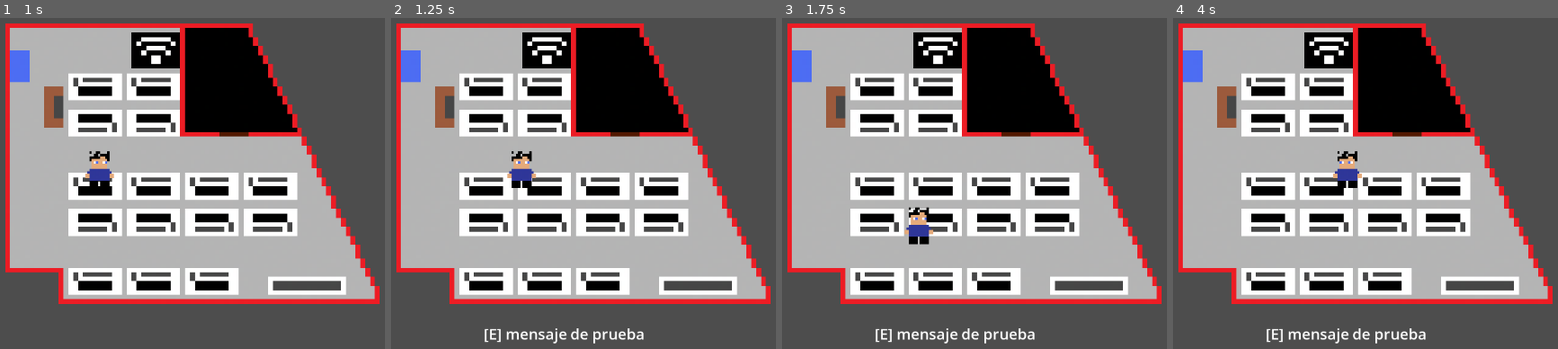
Above: before the commit, frames 1-4 (left to right).
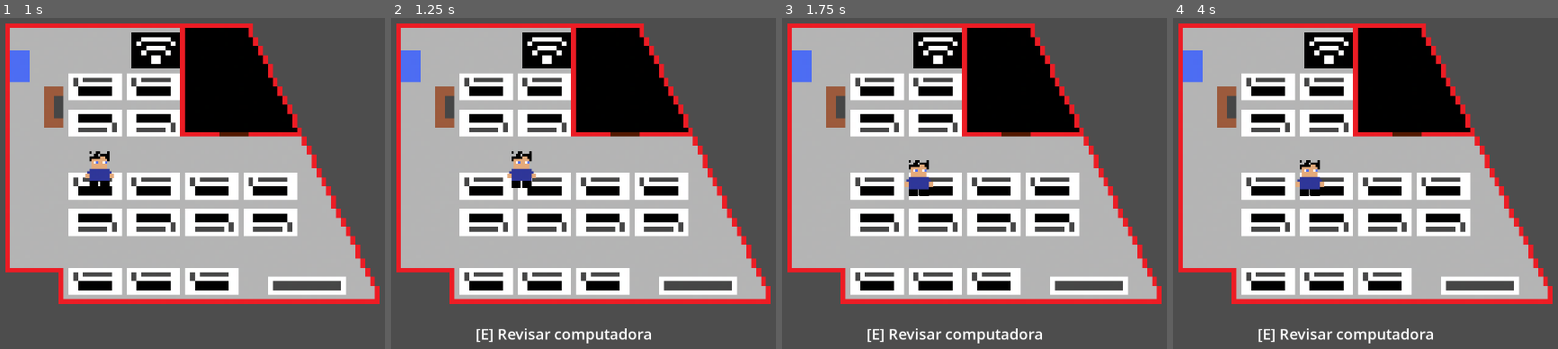
Above: after the commit, the same moments.

Repository: Instituto-Politecnico-Modelo/Four-Nights-At-Marinelli-s
Game: Godot game, scene res://niveles/nivel1.tscn
Same seed, same stepped clock (60 frames per second), same inputs: the game is played once before the commit and once after it.
Inputs:
- Up to frame 1 (1 s): tap Enter at 0.5 s; hold Right (mover_derecha) from 0.53 s (still down); hold E (interactuar) from 0.53 s (still down)
- Up to frame 2 (1.25 s): keep holding Right (mover_derecha); keep holding E (interactuar)
- Up to frame 3 (1.75 s): release Right (mover_derecha) at 1.28 s; release E (interactuar) at 1.28 s; hold Down (mover_abajo) from 1.28 s (still down); tap E (interactuar) at 1.35 s
- Up to frame 4 (4 s): release Down (mover_abajo) at 2.03 s; hold Right (mover_derecha) 2.03-2.78 s; hold E (interactuar) 2.03-2.78 s; hold Up (mover_arriba) 2.78-3.53 s; tap E (interactuar) at 2.85 s; hold Left (mover_izquierda) from 3.53 s (still down); hold E (interactuar) from 3.53 s (still down)

Frame 1 is identical in both runs. In frame 2, 0.9% of the frame differs, in the area x 22-68%, y 93-99%; in frame 3, 2.0%, in the area x 22-68%, y 42-99%; in frame 4, 2.0%.

Commit message:
feat: computadoras interactuables + PistaResource

Diff:
--- a/new-game-project/autoloads/game_manager.gd
+++ b/new-game-project/autoloads/game_manager.gd
@@ -7,6 +7,7 @@
 }
 
 var estado_actual: LevelState = LevelState.INVESTIGANDO
+var ui_modal_abierta: bool = false
 
 func _ready() -> void:
 	SignalBus.laptop_desbloqueada.connect(_on_laptop_unlocked)
--- a/new-game-project/autoloads/signal_bus.gd
+++ b/new-game-project/autoloads/signal_bus.gd
@@ -7,7 +7,7 @@
 signal interactuable_desenfocado(interactuable: Node)
 signal interactuado(interactuable: Node)
 
-signal pista_descubierta(clue_id: StringName)
+signal pista_descubierta(pista: PistaResource)
 signal intento_contrasenia_fallido()
 signal laptop_desbloqueada()
 
--- /dev/null
+++ b/new-game-project/interactuables/computadora/computadora.gd
@@ -0,0 +1,18 @@
+extends Node2D
+class_name Computadora
+## Computadora
+## Objeto investigable de la Fase 1: al interactuar, revela su PistaResource
+## asignada emitiendo la senial correspondiente por el SignalBus.
+
+@export var pista: PistaResource
+
+@onready var interactuable: InteractableComponent = $InteractableComponent
+
+
+func _ready() -> void:
+	interactuable.interactuado.connect(_on_interactuado)
+
+
+func _on_interactuado() -> void:
+	if pista != null:
+		SignalBus.pista_descubierta.emit(pista)
--- /dev/null
+++ b/new-game-project/interactuables/computadora/computadora.tscn
@@ -0,0 +1,21 @@
+[gd_scene format=3 uid="uid://dufntffiu550f"]
+
+[ext_resource type="Script" uid="uid://ppjewc2g75mj" path="res://interactuables/computadora/computadora.gd" id="1_script"]
+[ext_resource type="Script" uid="uid://d3p7cvbu77jkg" path="res://interactuables/interactable_component.gd" id="2_interactuable"]
+[ext_resource type="Resource" path="res://resources/pistas/pista_prueba.tres" id="3_pista"]
+
+[sub_resource type="RectangleShape2D" id="RectangleShape2D_1"]
+size = Vector2(74, 40)
+
+[node name="Computadora" type="Node2D" unique_id=1722861847]
+script = ExtResource("1_script")
+pista = ExtResource("3_pista")
+
+[node name="InteractableComponent" type="Area2D" parent="." unique_id=2010885941]
+collision_layer = 16
+collision_mask = 0
+script = ExtResource("2_interactuable")
+texto_interaccion = "Revisar computadora"
+
+[node name="CollisionShape2D" type="CollisionShape2D" parent="InteractableComponent" unique_id=1330894031]
+shape = SubResource("RectangleShape2D_1")
--- a/new-game-project/niveles/nivel1.tscn
+++ b/new-game-project/niveles/nivel1.tscn
@@ -2,11 +2,9 @@
 
 [ext_resource type="Texture2D" uid="uid://cwtbnxgbiqc5c" path="res://assests/mapa.png" id="1_tjyhn"]
 [ext_resource type="PackedScene" uid="uid://da0xfnkstgvu" path="res://personajes/charlie/charlie.tscn" id="2_re0in"]
-[ext_resource type="Script" uid="uid://d3p7cvbu77jkg" path="res://interactuables/interactable_component.gd" id="3_interactuable"]
 [ext_resource type="PackedScene" uid="uid://bqxqf5j0h3n8t" path="res://ui/interaction_prompt/interaction_prompt.tscn" id="4_prompt"]
-
-[sub_resource type="CircleShape2D" id="CircleShape2D_prueba"]
-radius = 40.0
+[ext_resource type="PackedScene" uid="uid://dufntffiu550f" path="res://interactuables/computadora/computadora.tscn" id="5_computadora"]
+[ext_resource type="PackedScene" uid="uid://dqx8m2n3v4c5t" path="res://ui/pista_popup/pista_popup.tscn" id="6_pista_popup"]
 
 [node name="Nivel1" type="Node2D" unique_id=286532851]
 
@@ -19,15 +17,10 @@
 [node name="Charlie" parent="." unique_id=41655106 instance=ExtResource("2_re0in")]
 position = Vector2(368, 363)
 
-[node name="InteractuablePrueba" type="Area2D" parent="." unique_id=781916745]
-position = Vector2(550, 363)
-collision_layer = 16
-collision_mask = 0
-monitoring = false
-script = ExtResource("3_interactuable")
-texto_interaccion = "mensaje de prueba"
-
-[node name="CollisionShape2D" type="CollisionShape2D" parent="InteractuablePrueba" unique_id=1403359091]
-shape = SubResource("CircleShape2D_prueba")
+[node name="Computadora" parent="." unique_id=353010397 instance=ExtResource("5_computadora")]
+position = Vector2(544, 370)
 
 [node name="InteractionPrompt" parent="." unique_id=1269442710 instance=ExtResource("4_prompt")]
+
+[node name="PistaPopup" parent="." unique_id=1091795083 instance=ExtResource("6_pista_popup")]
+visible = false
--- a/new-game-project/personajes/charlie/charlie.tscn
+++ b/new-game-project/personajes/charlie/charlie.tscn
@@ -9,7 +9,7 @@
 height = 64.0
 
 [sub_resource type="CircleShape2D" id="CircleShape2D_interactor"]
-radius = 74.0
+radius = 86.023254
 
 [node name="Charlie" type="CharacterBody2D" unique_id=41655106]
 scale = Vector2(0.5, 0.5)
--- a/new-game-project/personajes/charlie/componentes/interactor_component.gd
+++ b/new-game-project/personajes/charlie/componentes/interactor_component.gd
@@ -14,6 +14,8 @@
 
 
 func _unhandled_input(event: InputEvent) -> void:
+	if GameManager.ui_modal_abierta:
+		return
 	if event.is_action_pressed("interactuar") and _enfocado != null:
 		SignalBus.interactuado.emit(_enfocado)
 		_enfocado.interactuado.emit()
--- a/new-game-project/project.godot
+++ b/new-game-project/project.godot
@@ -19,10 +19,6 @@
 
 SignalBus="*res://autoloads/signal_bus.gd"
 GameManager="*res://autoloads/game_manager.gd"
-
-[layer_names]
-
-2d_physics/layer_5="interactuables"
 
 [input]
 
@@ -52,6 +48,10 @@
 ]
 }
 
+[layer_names]
+
+2d_physics/layer_5="interactuables"
+
 [physics]
 
 3d/physics_engine="Jolt Physics"
--- /dev/null
+++ b/new-game-project/resources/pista_resource.gd
@@ -0,0 +1,8 @@
+extends Resource
+class_name PistaResource
+## PistaResource
+## Dato de una pista individual descubierta a traves de una computadora
+## u otro objeto investigable durante la Fase 1.
+
+@export var id: StringName = &""
+@export_multiline var texto: String = ""
--- /dev/null
+++ b/new-game-project/resources/pistas/pista_prueba.tres
@@ -0,0 +1,8 @@
+[gd_resource type="Resource" script_class="PistaResource" load_steps=2 format=3]
+
+[ext_resource type="Script" path="res://resources/pista_resource.gd" id="1_script"]
+
+[resource]
+script = ExtResource("1_script")
+id = &"prueba"
+texto = "Esta es una pista de prueba. El contenido real del acertijo se define en un commit posterior."
--- /dev/null
+++ b/new-game-project/ui/pista_popup/pista_popup.gd
@@ -0,0 +1,34 @@
+extends CanvasLayer
+class_name PistaPopup
+## PistaPopup
+## Muestra el texto completo de una pista descubierta y pausa el juego
+## por completo (get_tree().paused) mientras esta abierto, para que Charlie
+## y todo lo demas se congele. El jugador lo cierra manualmente presionando
+## la accion "interactuar" mientras esta visible.
+
+@onready var panel: Panel = $Panel
+@onready var etiqueta: Label = $Panel/Etiqueta
+
+
+func _ready() -> void:
+	panel.visible = false
+	process_mode = Node.PROCESS_MODE_ALWAYS
+	SignalBus.pista_descubierta.connect(_on_pista_descubierta)
+
+
+func _unhandled_input(event: InputEvent) -> void:
+	if panel.visible and event.is_action_pressed("interactuar"):
+		_cerrar()
+
+
+func _on_pista_descubierta(pista: PistaResource) -> void:
+	etiqueta.text = pista.texto
+	panel.visible = true
+	GameManager.ui_modal_abierta = true
+	get_tree().paused = true
+
+
+func _cerrar() -> void:
+	panel.visible = false
+	GameManager.ui_modal_abierta = false
+	get_tree().paused = false
--- /dev/null
+++ b/new-game-project/ui/pista_popup/pista_popup.tscn
@@ -0,0 +1,33 @@
+[gd_scene load_steps=2 format=3 uid="uid://dqx8m2n3v4c5t"]
+
+[ext_resource type="Script" path="res://ui/pista_popup/pista_popup.gd" id="1_script"]
+
+[node name="PistaPopup" type="CanvasLayer"]
+script = ExtResource("1_script")
+
+[node name="Panel" type="Panel" parent="."]
+anchors_preset = 8
+anchor_left = 0.5
+anchor_top = 0.5
+anchor_right = 0.5
+anchor_bottom = 0.5
+offset_left = -300.0
+offset_top = -150.0
+offset_right = 300.0
+offset_bottom = 150.0
+grow_horizontal = 2
+grow_vertical = 2
+
+[node name="Etiqueta" type="Label" parent="Panel"]
+anchors_preset = 15
+anchor_right = 1.0
+anchor_bottom = 1.0
+offset_left = 20.0
+offset_top = 20.0
+offset_right = -20.0
+offset_bottom = -20.0
+grow_horizontal = 2
+grow_vertical = 2
+theme_override_font_sizes/font_size = 22
+autowrap_mode = 3
+text = "Texto de la pista"
Binary file added: new-game-project/interactuables/computadora/Captura de pantalla 2026-09-27 015921.png
Not shown, added: new-game-project/interactuables/computadora/Captura de pantalla 2026-09-27 015921.png.import
Not shown, added: new-game-project/interactuables/computadora/computadora.gd.uid
Not shown, added: new-game-project/resources/pista_resource.gd.uid
Not shown, added: new-game-project/ui/pista_popup/pista_popup.gd.uid
Not shown, removed: new-game-project/interactuables/computadora/.gitkeep
Not shown, removed: new-game-project/resources/pistas/.gitkeep
